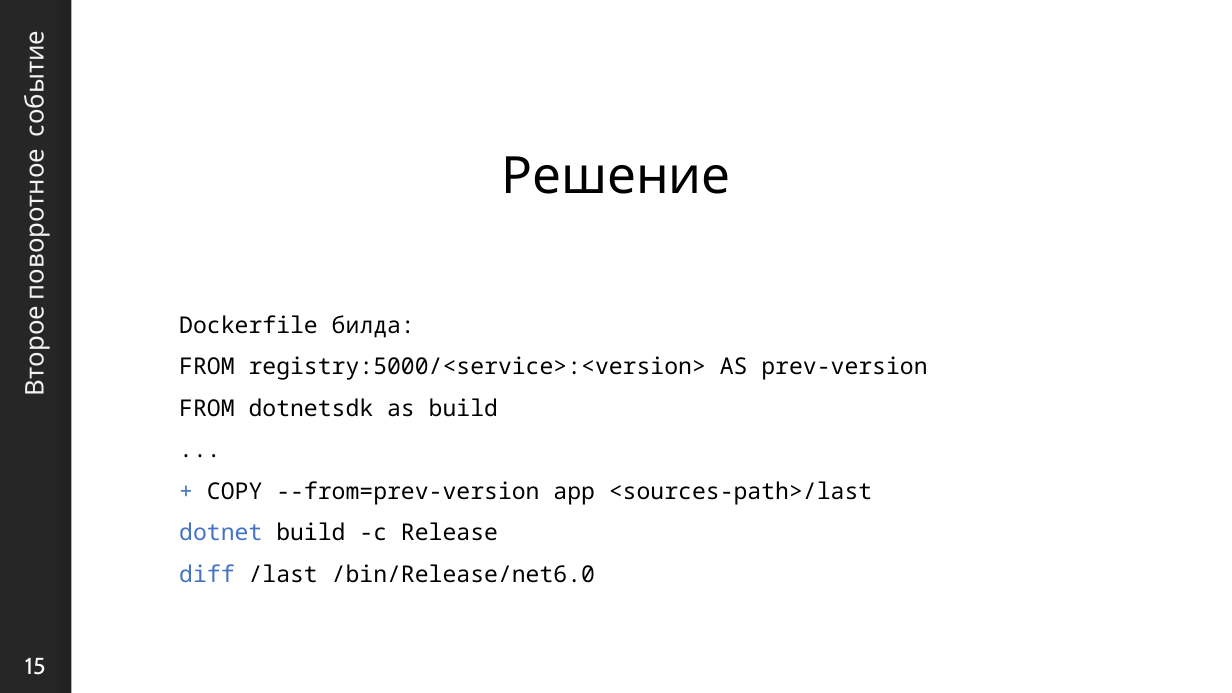
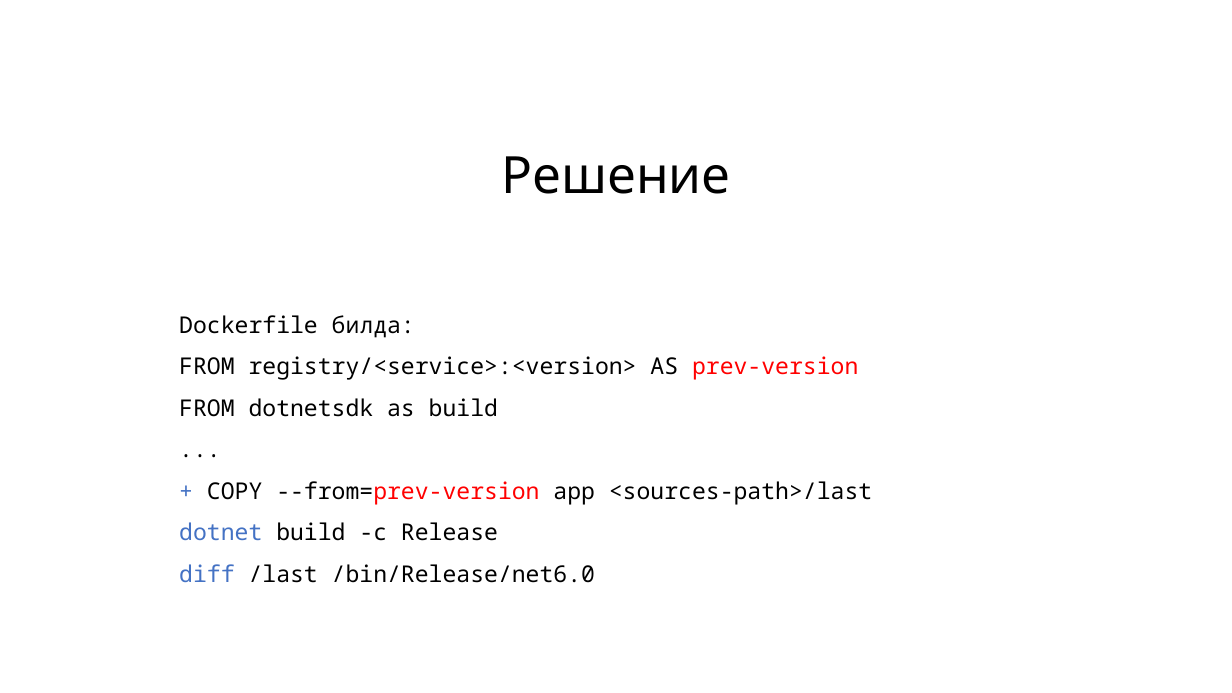
Before and after one commit to sidristij/presentations, a slide deck: slide 15 of 2023-dotnext-msk/02-dotnext-reactive-build.pptx. Drawn at 1232x693 pixels with LibreOffice and Linux fonts; fonts in the diff are those of the drawing; background and template pictures are left out. Boxes give left, top, right and bottom in pixels: in the first picture for what was removed or moved away, otherwise in the second. Text is boxed around its words. In the diff, an @@ line names an element or a change of style, - is before the commit and + after.

```diff
--- a/2023-dotnext-msk/02-dotnext-reactive-build.pptx
+++ b/2023-dotnext-msk/02-dotnext-reactive-build.pptx
@@ rectangle: place and size @@
-rectangle at [71,0,1232,693]
+rectangle at [0,0,1232,693]
@@ rectangle removed at [0,0,1232,693] @@
@@ title removed at [16,41,51,393] @@
-Второе поворотное событие
@@ text at [179,356,858,380]: text changed @@
-FROM registry:5000/<service>:<version> AS prev-version
+FROM registry/<service>:<version> AS prev-version
@@ text at [207,481,872,505]: text colour #000000 to #FF0000 in "--from=prev-version" @@
@@ page number removed at [25,658,46,675] @@
-15
```
Also in this commit, not shown: 26 other slides changed, 2 slides added, 4 slides removed.
